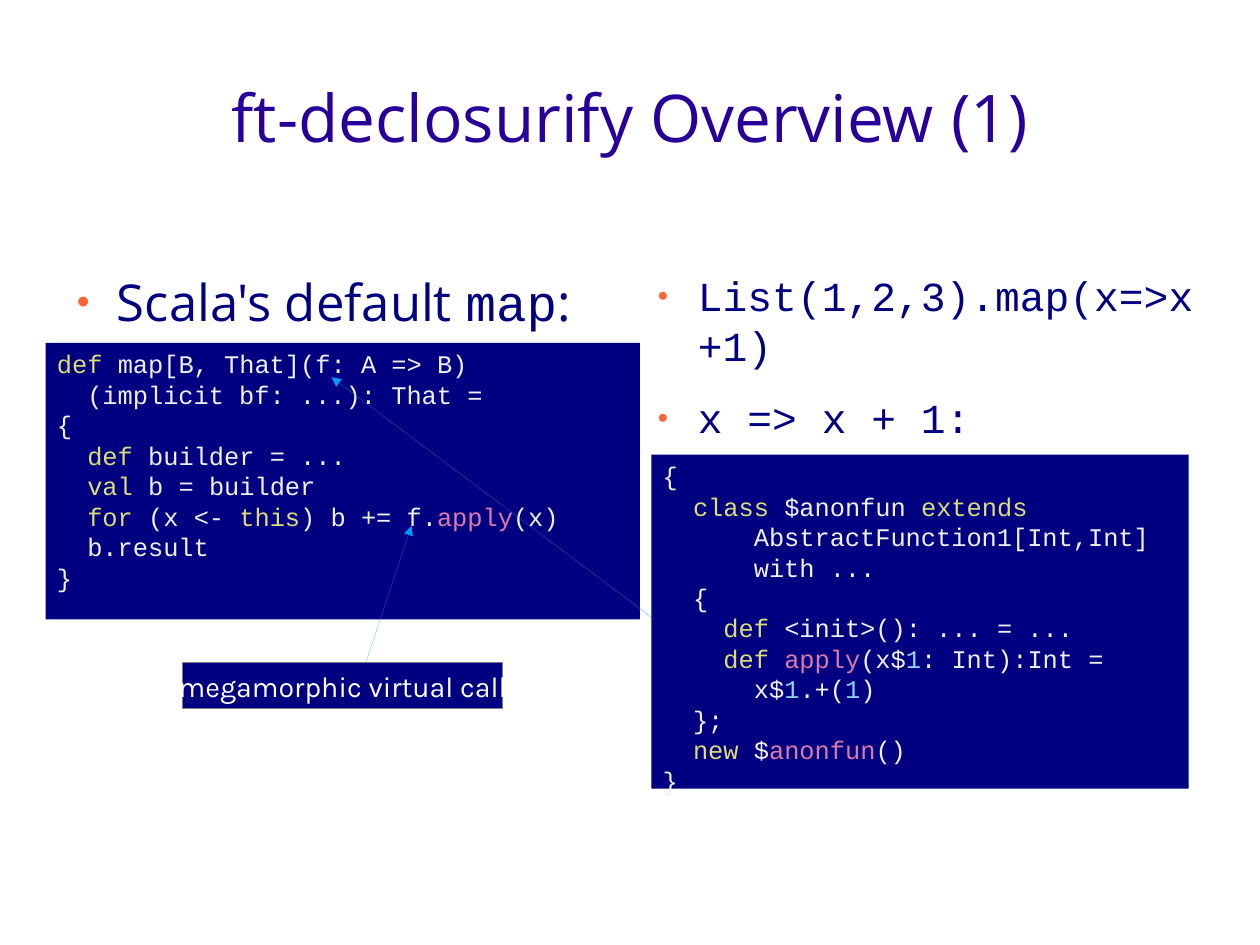
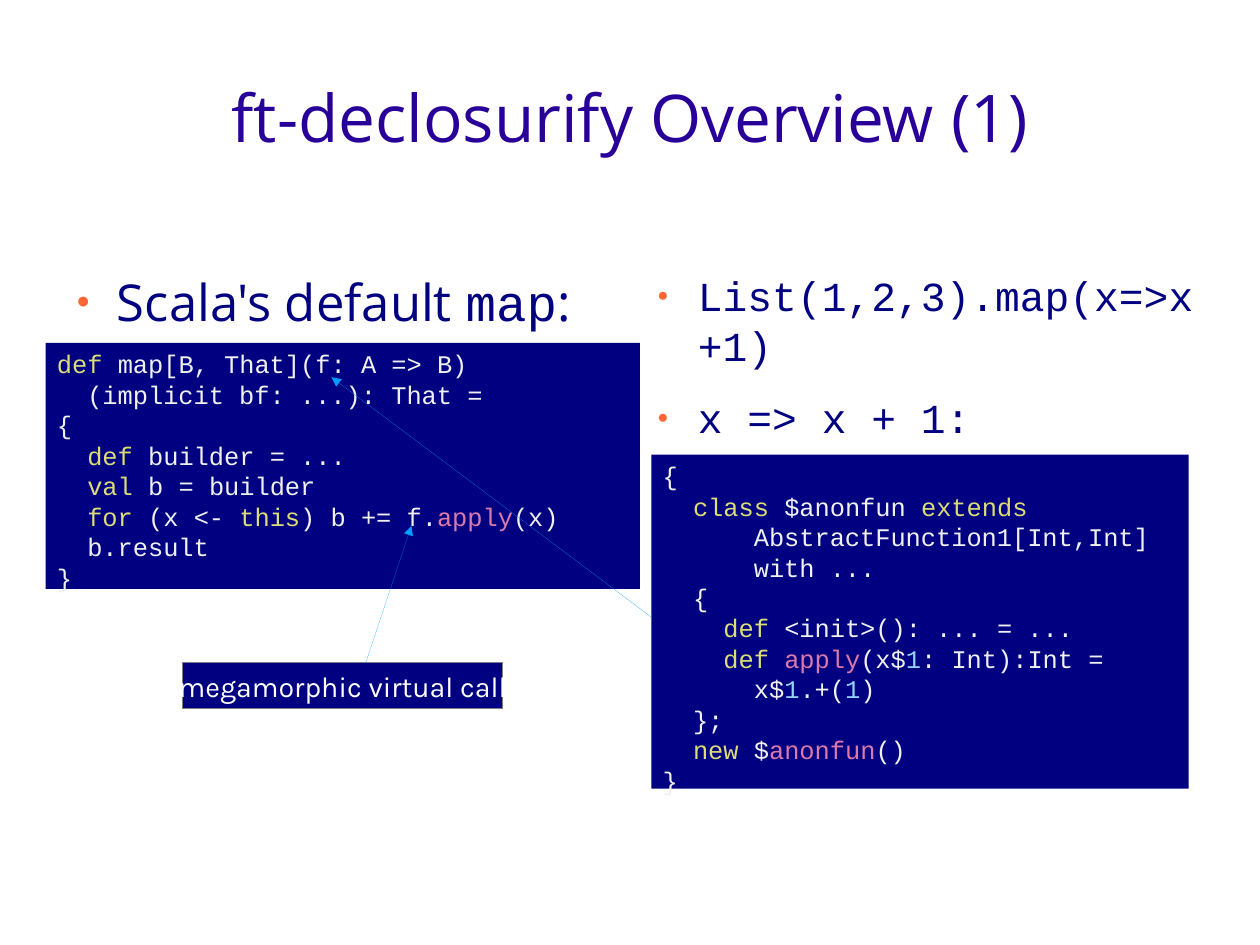
Before and after one commit to geo-kollias/msc-thesis-tex, a slide deck: slide 10 of geokollias_msc_thesis_pres.odp (slide 11 before the commit). Drawn at 1260x945 pixels with LibreOffice and Linux fonts; fonts in the diff are those of the drawing; background and template pictures are left out. Boxes give left, top, right and bottom in pixels: in the first picture for what was removed or moved away, otherwise in the second. Text is boxed around its words. In the diff, an @@ line names an element or a change of style, - is before the commit and + after.

```diff
--- a/geokollias_msc_thesis_pres.odp
+++ b/geokollias_msc_thesis_pres.odp
@@ rectangle "def map[B, That](f: A => ...": place and size @@
-rectangle "def map[B, That](f: A => ..." at [46, 343, 640, 620]
+rectangle "def map[B, That](f: A => ..." at [46, 343, 640, 589]
```
Also in this commit, not shown: 21 other slides changed, 4 slides added, 2 slides removed.
